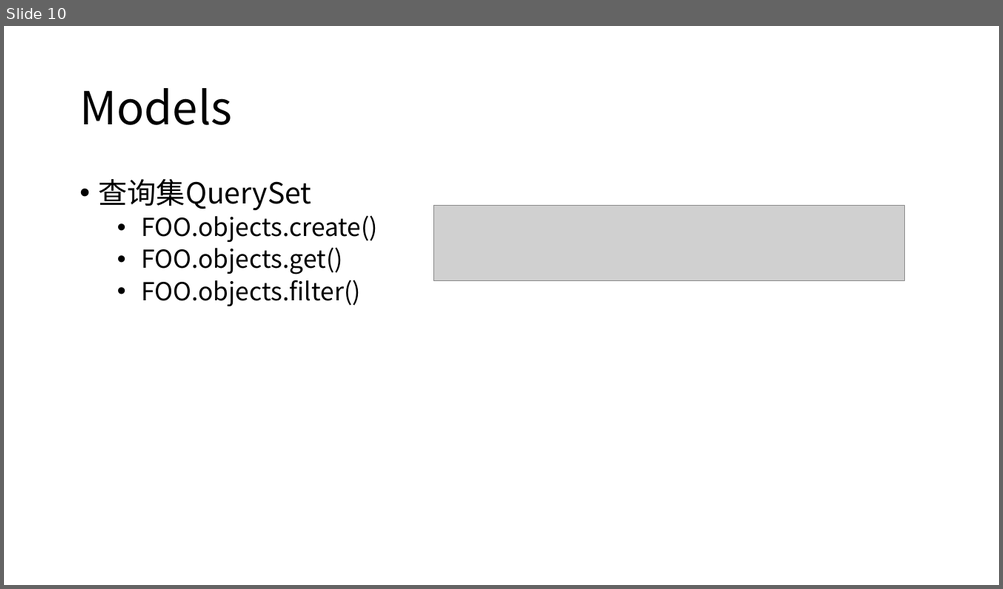
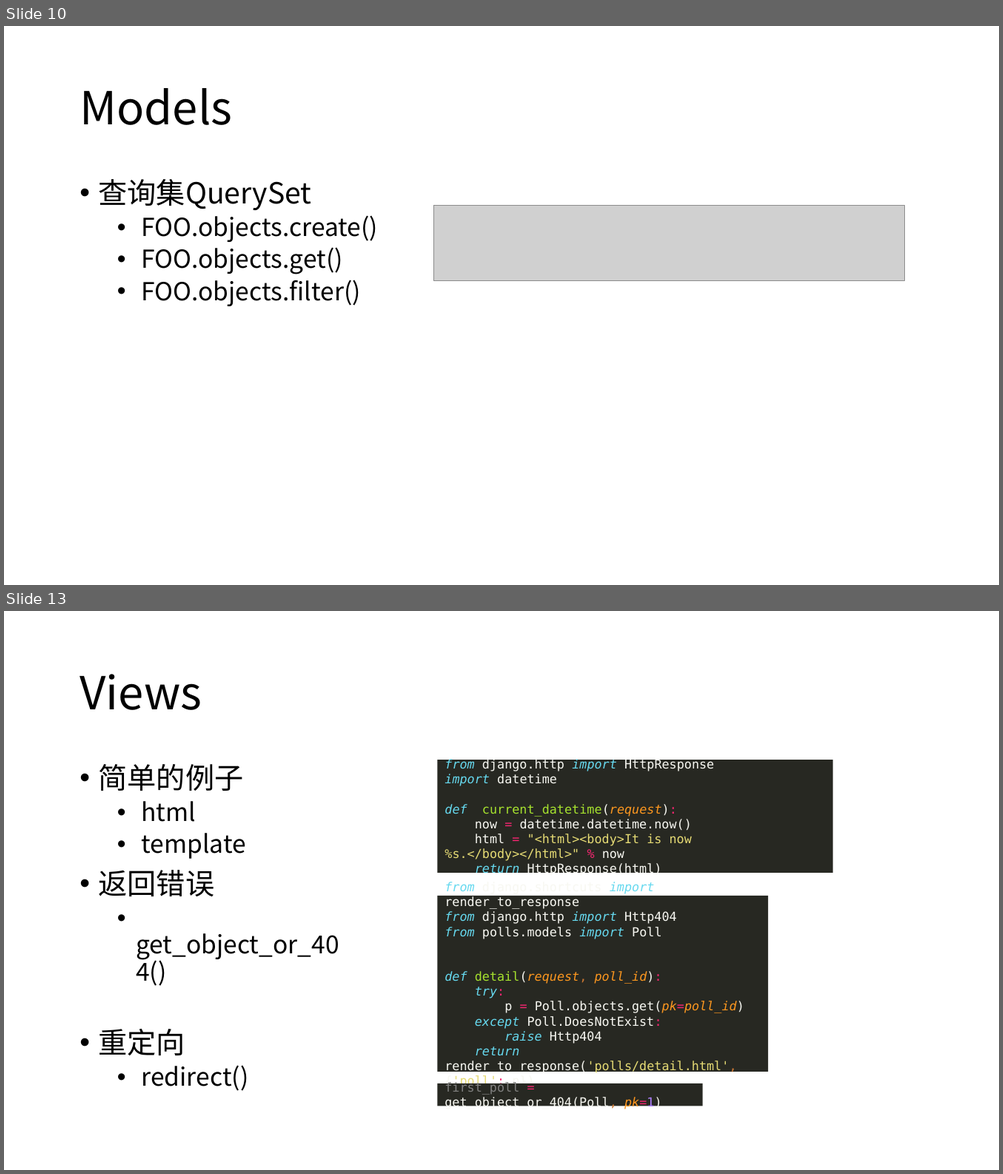
Before and after one commit to renqHIT/DemoQ, a slide deck: Django.pptx. Shown one above the other, each under a label of ours: slide 10 before the commit, slides 10 and 13 after it; the slides between them are not shown. The pictures are 1003x589 and 1003x1174 pixels, drawn with LibreOffice and Linux fonts; fonts in the diff are those of the drawing; grey boxes stand for pictures. Boxes give left, top, right and bottom in pixels: in the first picture for what was removed or moved away, otherwise in the second. Text is boxed around its words. In the diff, an @@ line names an element or a change of style, - is before the commit and + after.

```diff
--- a/Django.pptx
+++ b/Django.pptx
@@ slide 13 added at <box>4,611,999,1170</box>, background #FFFFFF @@
@@ title added at <box>79,674,202,710</box>, 44 pt, text #000000 @@
+Views
@@ text added at <box>99,764,339,1091</box>, 24 pt, text #000000 @@
+• 简单的例子
+  • html
+  • template
+• 返回错误
+  • get_object_or_404()
+• 重定向
+  • redirect()
@@ rectangle added at <box>438,760,833,873</box>, fill #272822, 12 pt, text #F8F8F2 @@
+from django.http import HttpResponse
+import datetime
+def current_datetime(request):
+now = datetime.datetime.now()
+html = "<html><body>It is now %s.</body></html>" % now
+return HttpResponse(html)
@@ rectangle added at <box>438,896,768,1072</box>, fill #272822, 12 pt, text #F8F8F2 @@
+from django.shortcuts import render_to_response
+from django.http import Http404
+from polls.models import Poll
+def detail(request, poll_id):
+try:
+p = Poll.objects.get(pk=poll_id)
+except Poll.DoesNotExist:
+raise Http404
+return render_to_response('polls/detail.html', {'poll': p})
@@ rectangle added at <box>438,1084,703,1106</box>, fill #272822, 12 pt, text #F8F8F2 @@
+first_poll = get_object_or_404(Poll, pk=1)
```
Also in this commit, not shown: 3 slides changed, 9 other slides added, 6 slides removed.
